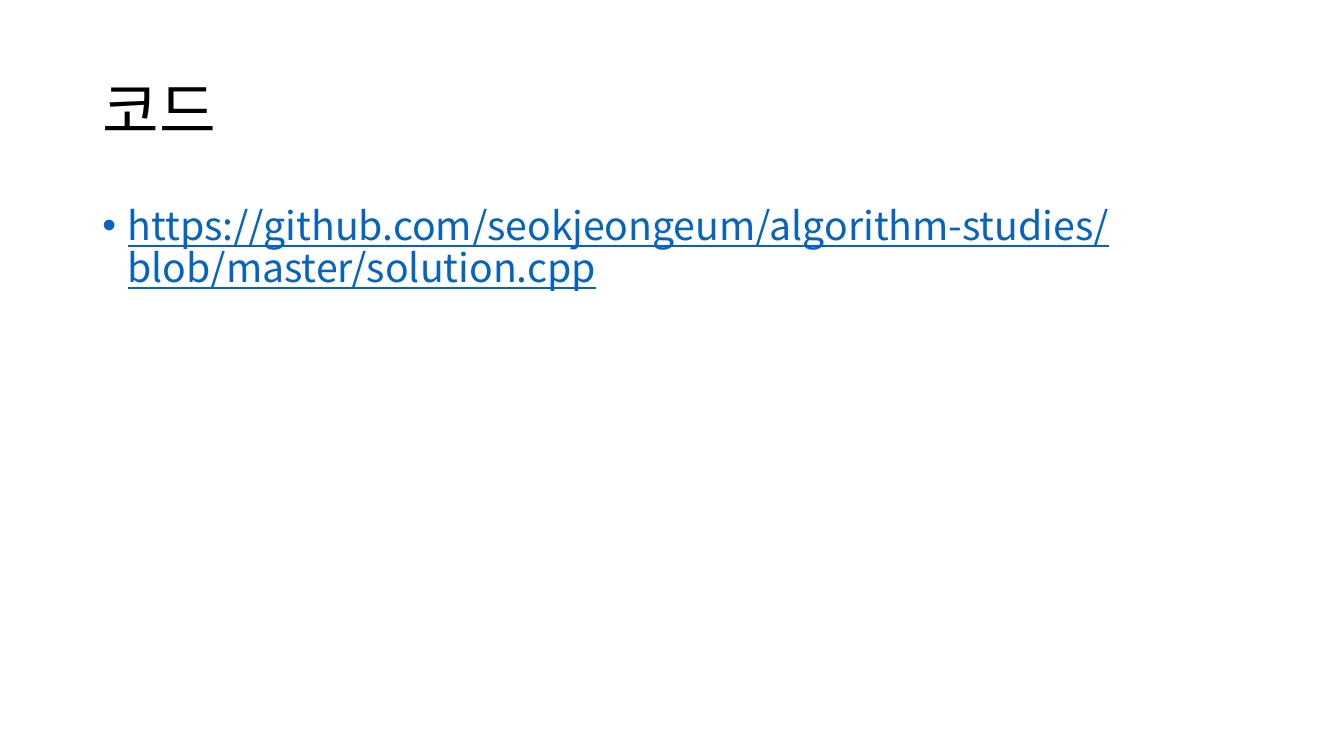
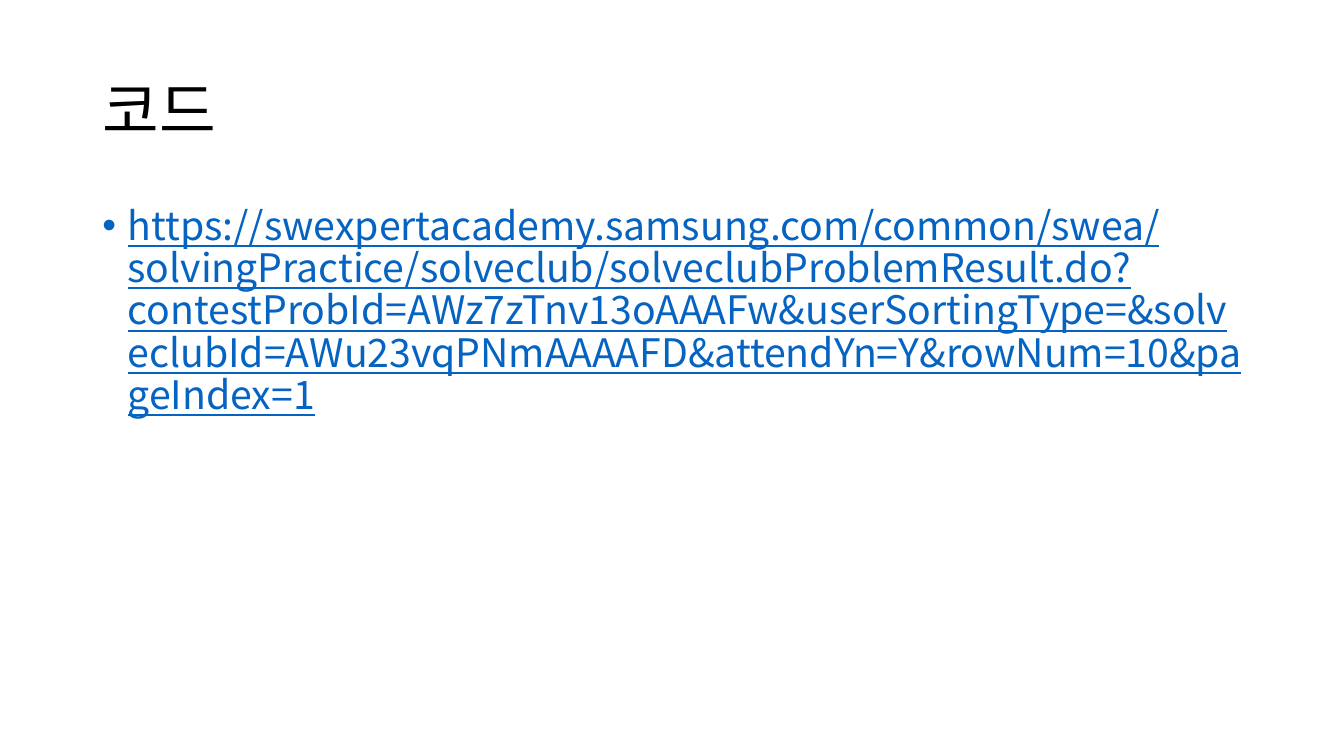
Before and after one commit to seokjeongeum/professional-studies, a slide deck: slide 7 of presentations/H1919 Battleship.pptx (slide 6 before the commit). Drawn at 1344x756 pixels with LibreOffice and Linux fonts; fonts in the diff are those of the drawing. Boxes give left, top, right and bottom in pixels: in the first picture for what was removed or moved away, otherwise in the second. Text is boxed around its words. In the diff, an @@ line names an element or a change of style, - is before the commit and + after.

```diff
--- a/presentations/H1919 Battleship.pptx
+++ b/presentations/H1919 Battleship.pptx
@@ text at [128, 208, 1242, 419]: text changed @@
-• https://github.com/seokjeongeum/algorithm-studies/blob/master/solution.cpp
+• https://swexpertacademy.samsung.com/common/swea/solvingPractice/solveclub/solveclubProblemResult.do?contestProbId=AWz7zTnv13oAAAFw&userSortingType=&solveclubId=AWu23vqPNmAAAAFD&attendYn=Y&rowNum=10&pageIndex=1
```
Also in this commit, not shown: 1 other file.
